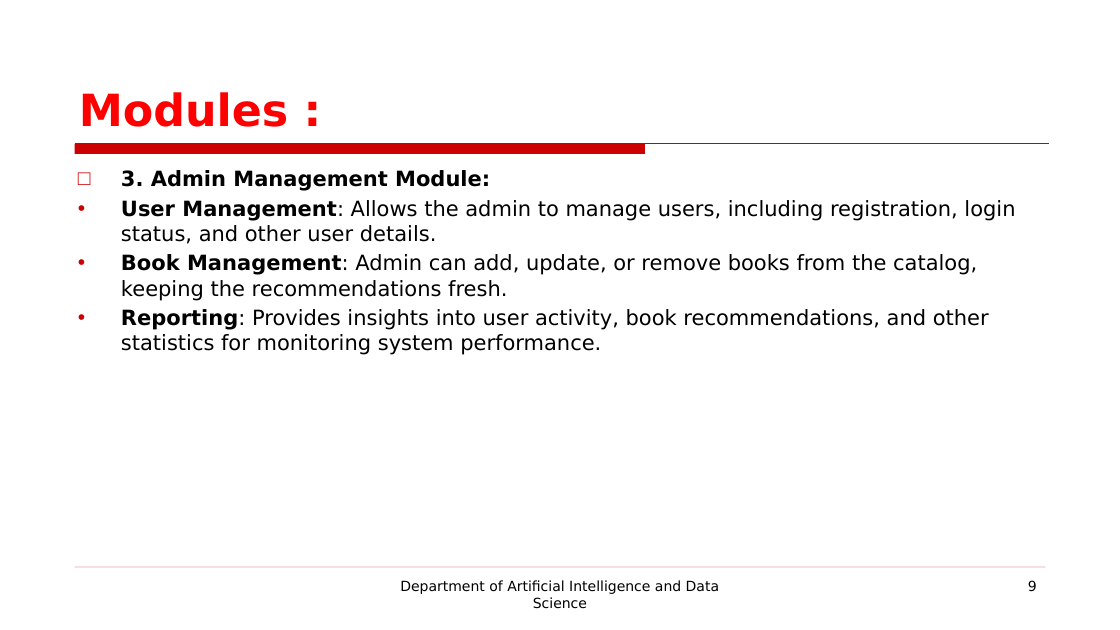
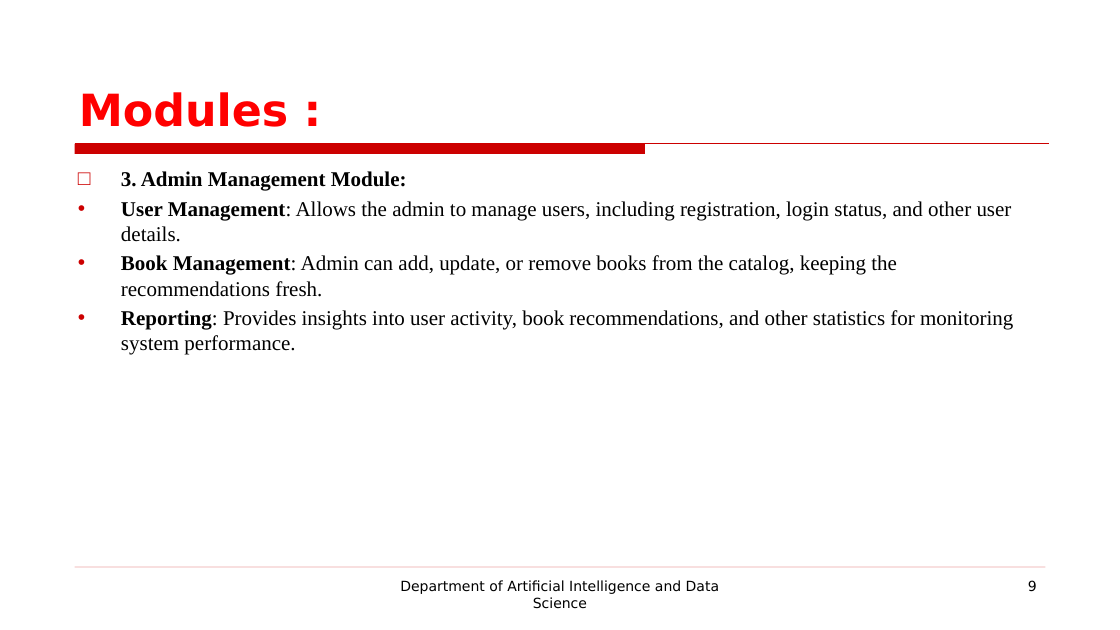
Before and after one commit to prasannak17/221801037_AD19541_SE, a slide deck: slide 9 of SE LAB EXAM PPT.pptx. Drawn at 1120x630 pixels with LibreOffice and Linux fonts; fonts in the diff are those of the drawing; background and template pictures are left out. Boxes give left, top, right and bottom in pixels: in the first picture for what was removed or moved away, otherwise in the second. Text is boxed around its words. In the diff, an @@ line names an element or a change of style, - is before the commit and + after.

```diff
--- a/SE LAB EXAM PPT.pptx
+++ b/SE LAB EXAM PPT.pptx
@@ text "3. Admin Management Module:" at box(121, 171, 1013, 355): font DejaVu Sans to Times New Roman @@
```
Also in this commit, not shown: 16 other slides changed.
